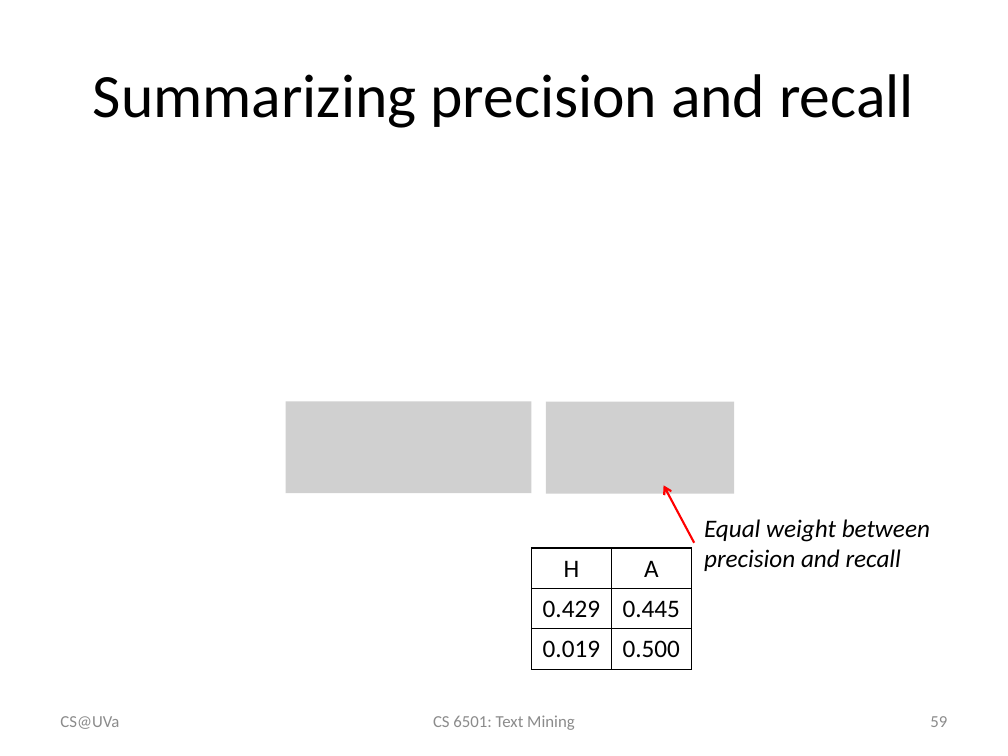
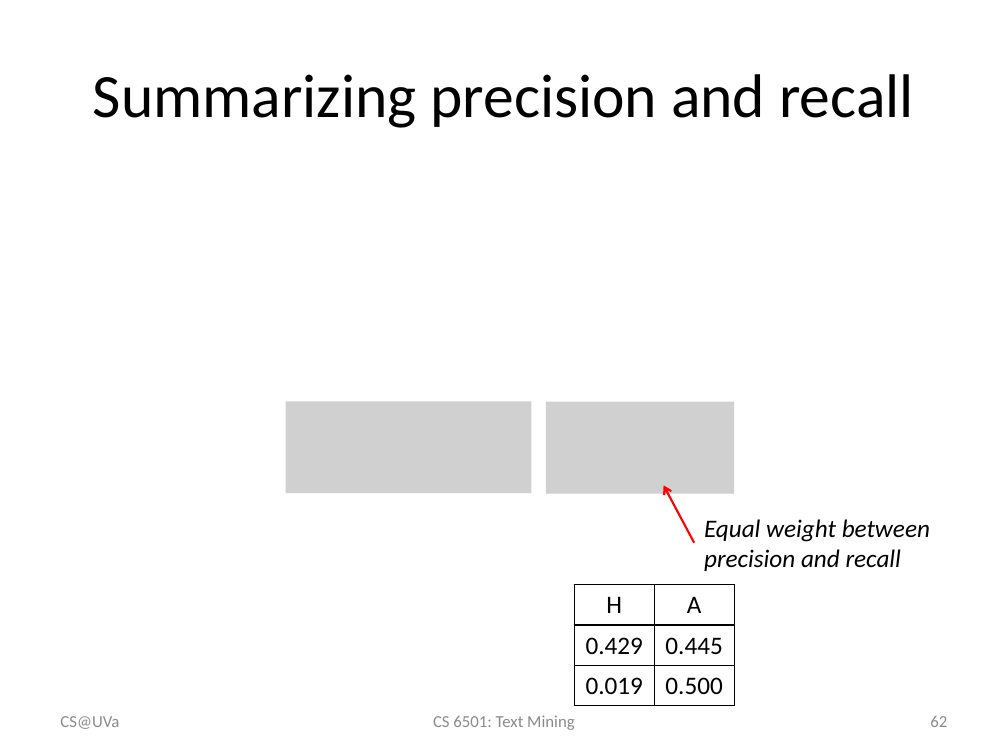
Before and after one commit to wang296/CS6501-Text-Mining, a slide deck: slide 62 of docs/TextCategorization.pptx (slide 59 before the commit). Drawn at 1008x756 pixels with LibreOffice and Linux fonts; fonts in the diff are those of the drawing; grey boxes stand for pictures. Boxes give left, top, right and bottom in pixels: in the first picture for what was removed or moved away, otherwise in the second. Text is boxed around its words. In the diff, an @@ line names an element or a change of style, - is before the commit and + after.

```diff
--- a/docs/TextCategorization.pptx
+++ b/docs/TextCategorization.pptx
@@ table: place and size @@
-table at bbox=[531, 548, 690, 669]
+table at bbox=[575, 585, 734, 706]
@@ page number at bbox=[930, 716, 947, 727]: text changed @@
-59
+62
```
Also in this commit, not shown: 4 other slides changed, 3 slides added, 6 other files.
